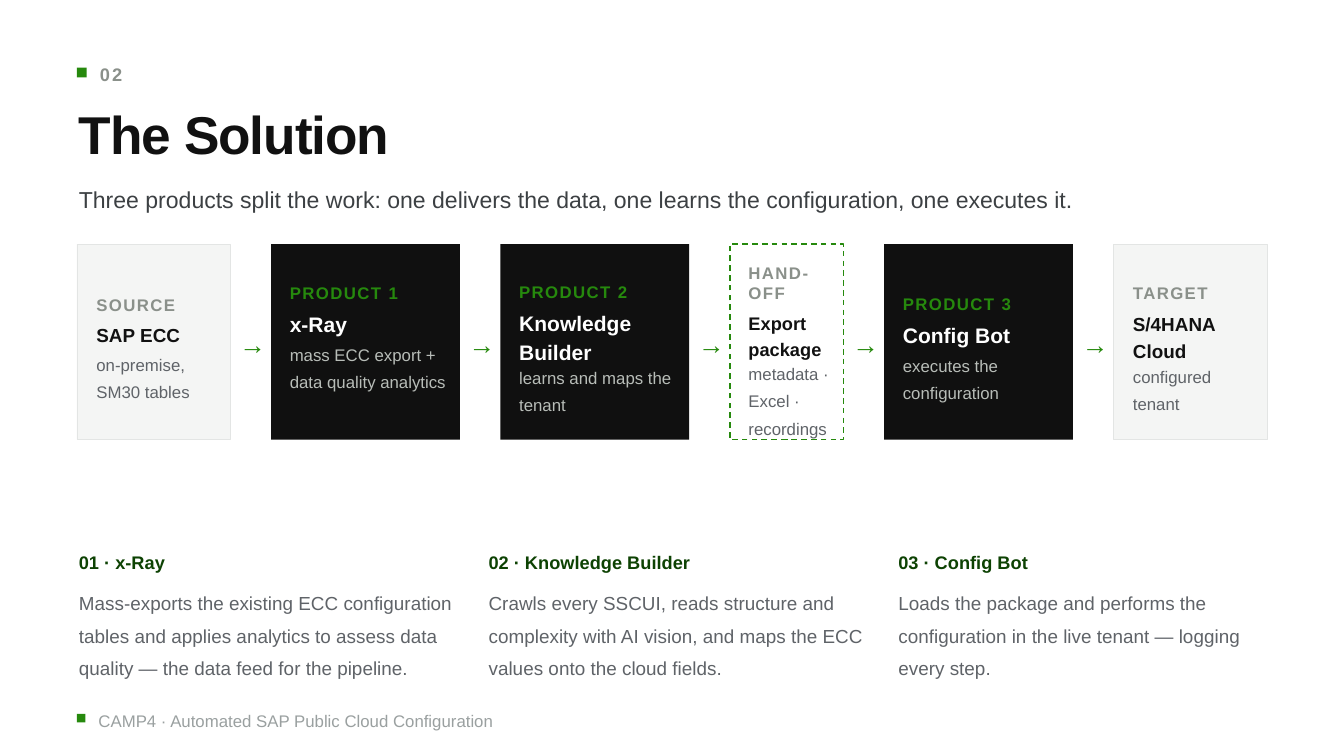
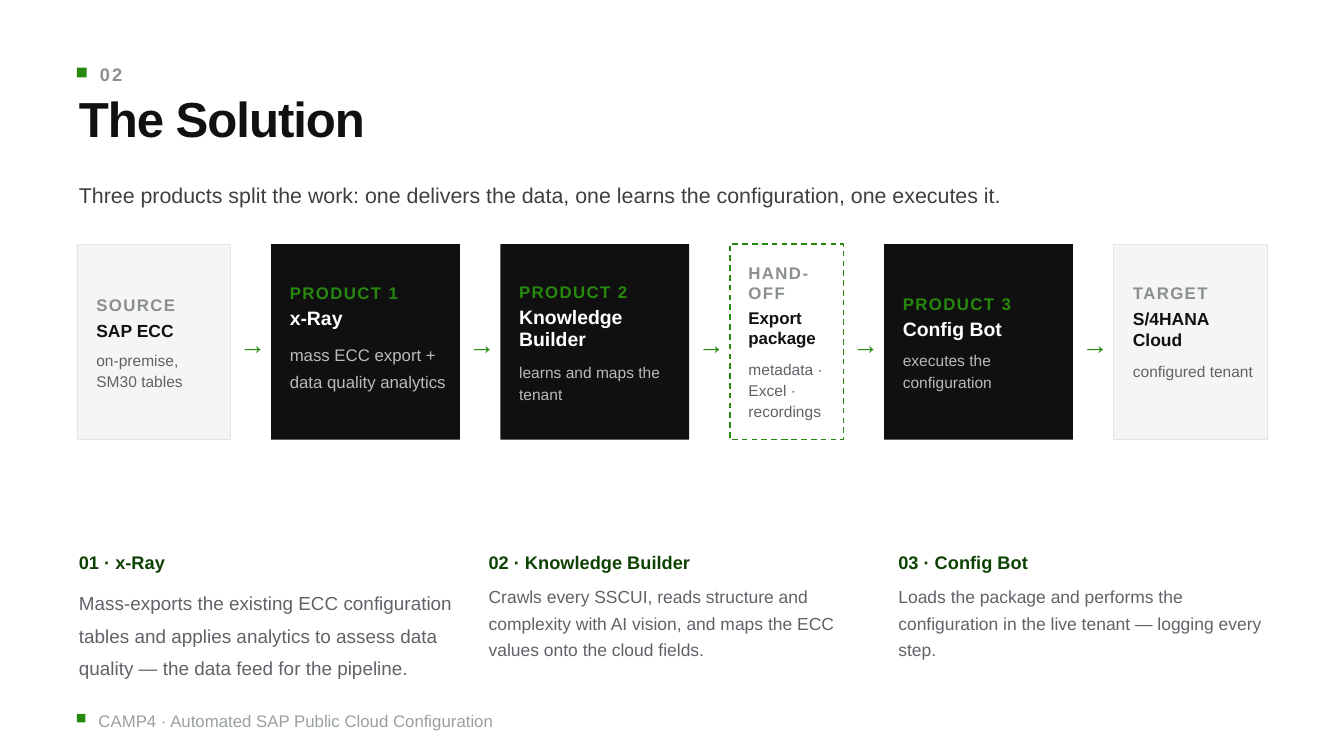
Before and after one commit to mgoethel558/SynchFolder, a slide deck: slide 3 of Temp/CAMP4_SAP_Configuration_Automation.pptx. Drawn at 1344x756 pixels with LibreOffice and Linux fonts; fonts in the diff are those of the drawing. Boxes give left, top, right and bottom in pixels: in the first picture for what was removed or moved away, otherwise in the second. Text is boxed around its words. In the diff, an @@ line names an element or a change of style, - is before the commit and + after.

```diff
--- a/Temp/CAMP4_SAP_Configuration_Automation.pptx
+++ b/Temp/CAMP4_SAP_Configuration_Automation.pptx
@@ text "The Solution" at bbox=[79, 101, 365, 138]: size 57 to 52.7 pt; line spacing 1.05 to 0.85 @@
@@ text "Three products split the work: ..." at bbox=[79, 187, 1001, 208]: size 24.8 to 22.9 pt; line spacing 1.45 to 1.35 @@
@@ text "SAP ECC" at bbox=[96, 324, 174, 337]: size 20.2 to 18.7 pt; line spacing 1.2 to 1 @@
@@ text "Export package" at bbox=[748, 312, 815, 348]: size 19.5 to 18 pt; line spacing 1.2 to 1 @@
@@ size 22.5 to 20.8 pt; line spacing 1.15 to 0.95 in 3 elements at bbox=[290, 311, 343, 329], bbox=[519, 310, 622, 346], bbox=[903, 322, 1002, 340] @@
@@ text "S/4HANA Cloud" at bbox=[1133, 312, 1210, 346]: size 20.2 to 18.7 pt; line spacing 1.2 to 1 @@
@@ size 18 to 16.6 pt; line spacing 1.35 to 1.15 in 5 elements at bbox=[96, 355, 182, 387], bbox=[519, 367, 660, 400], bbox=[748, 364, 821, 420], bbox=[903, 355, 992, 391], bbox=[1133, 366, 1253, 380] @@
@@ text "Crawls every SSCUI, reads structure ..." at bbox=[489, 590, 834, 656]: size 20.2 to 18.7 pt; line spacing 1.45 to 1.25 @@
@@ text "Loads the package and performs ..." at bbox=[898, 590, 1262, 659]: size 20.2 to 18.7 pt; line spacing 1.45 to 1.25 @@
```
Also in this commit, not shown: 9 other slides changed, 1 slide removed, 38 other files.
